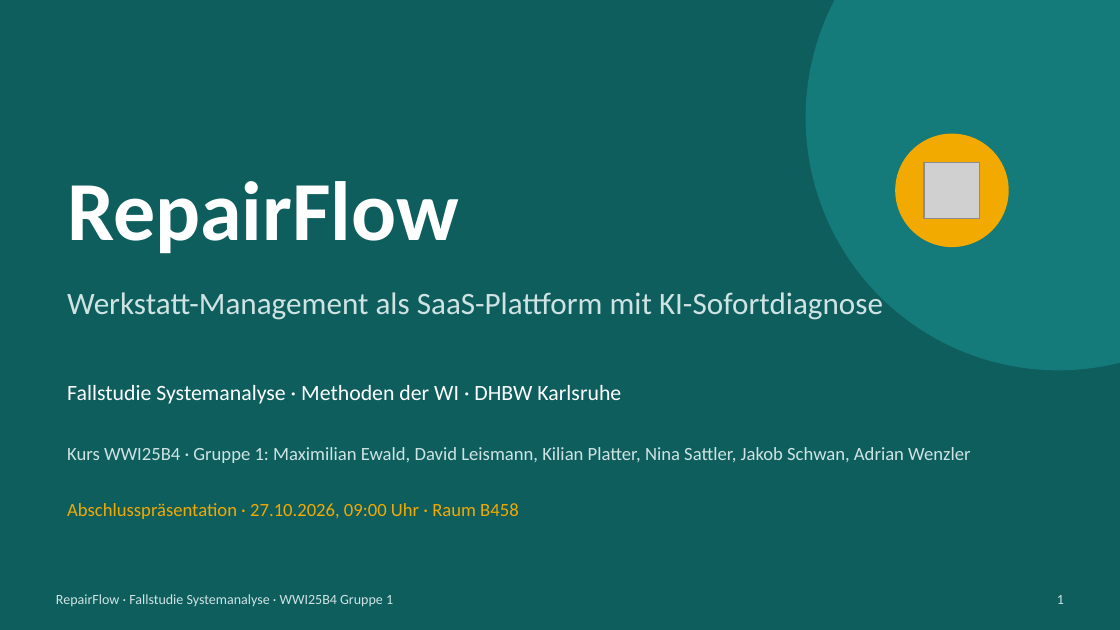
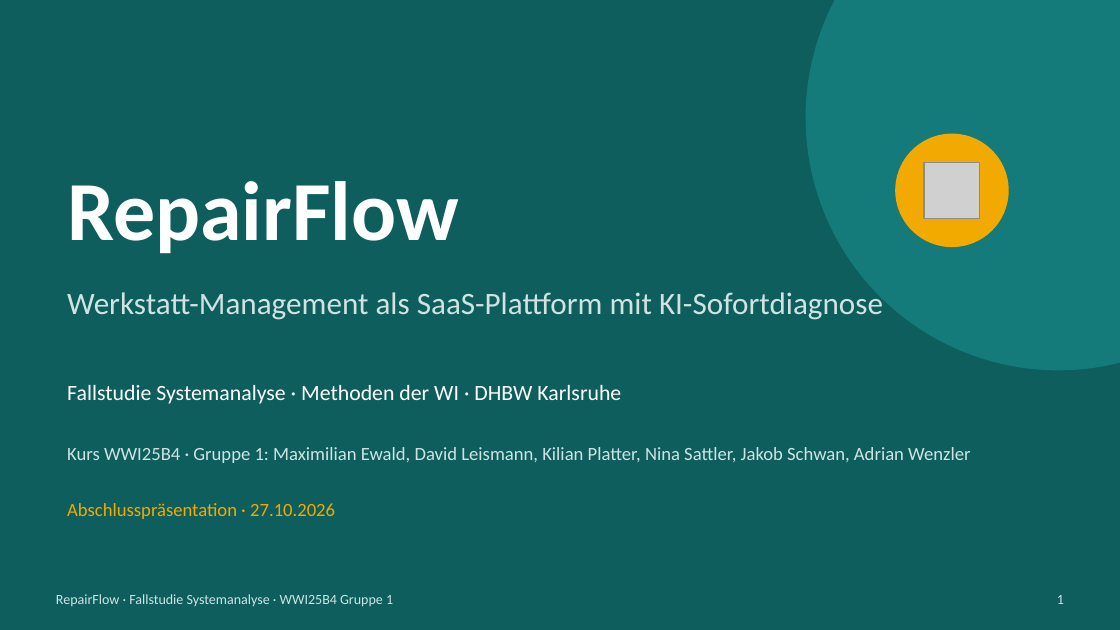
Before and after one commit to jakobschwan123-cmd/casestudy-semester-3, a slide deck: slide 1 of 4_praesentation/Abschlusspraesentation.pptx. Drawn at 1120x630 pixels with LibreOffice and Linux fonts; fonts in the diff are those of the drawing; grey boxes stand for pictures. Boxes give left, top, right and bottom in pixels: in the first picture for what was removed or moved away, otherwise in the second. Text is boxed around its words. In the diff, an @@ line names an element or a change of style, - is before the commit and + after.

```diff
--- a/4_praesentation/Abschlusspraesentation.pptx
+++ b/4_praesentation/Abschlusspraesentation.pptx
@@ text at (x1=67, y1=503, x2=335, y2=519): text changed @@
-Abschlusspräsentation · 27.10.2026, 09:00 Uhr · Raum B458
+Abschlusspräsentation · 27.10.2026
```
Also in this commit, not shown: 1 other file.
